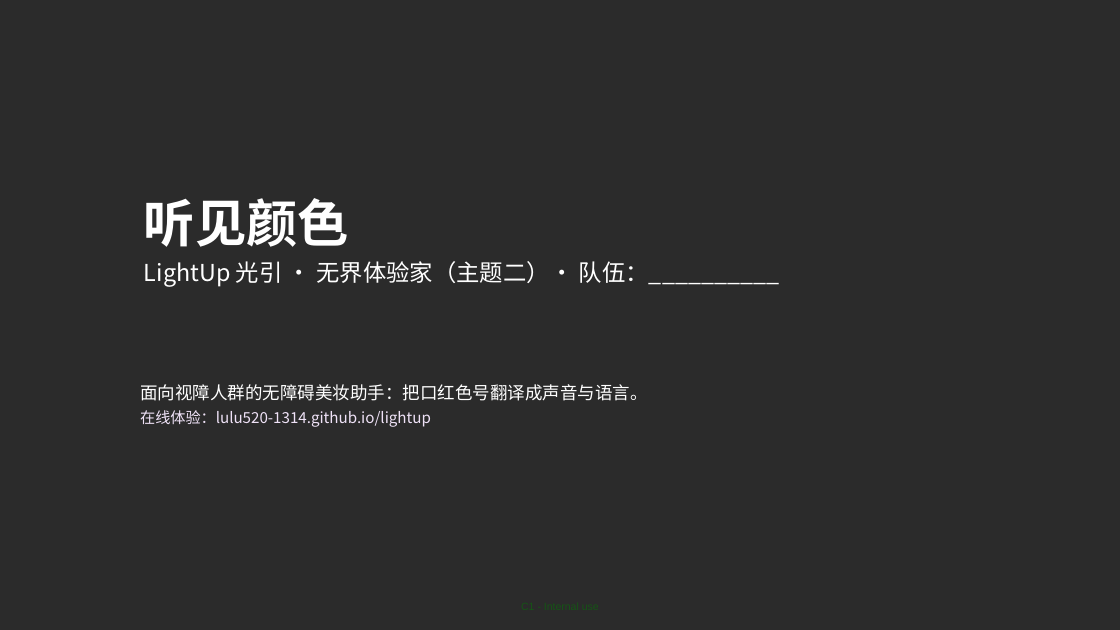
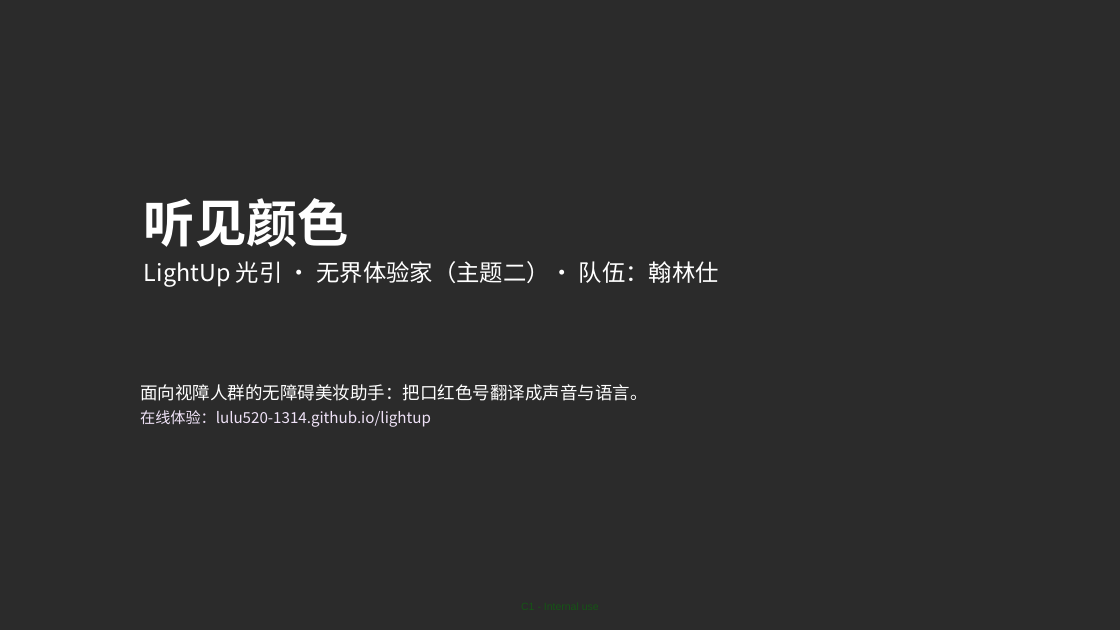
Before and after one commit to lulu520-1314/lightup, a slide deck: slide 1 of deck/LightUp_初赛提案_官方模版.pptx. Drawn at 1120x630 pixels with LibreOffice and Linux fonts; fonts in the diff are those of the drawing; background and template pictures are left out; a plain dark background stands for a picture behind light text. Boxes give left, top, right and bottom in pixels: in the first picture for what was removed or moved away, otherwise in the second. Text is boxed around its words. In the diff, an @@ line names an element or a change of style, - is before the commit and + after.

Commit message:
deck: 封面填入队伍名称「翰林仕」

```diff
--- a/deck/LightUp_初赛提案_官方模版.pptx
+++ b/deck/LightUp_初赛提案_官方模版.pptx
@@ text at [144, 261, 719, 287]: text changed @@
-LightUp 光引 · 无界体验家（主题二）· 队伍：__________
+LightUp 光引 · 无界体验家（主题二）· 队伍：翰林仕
```
Also in this commit, not shown: 1 other file.
